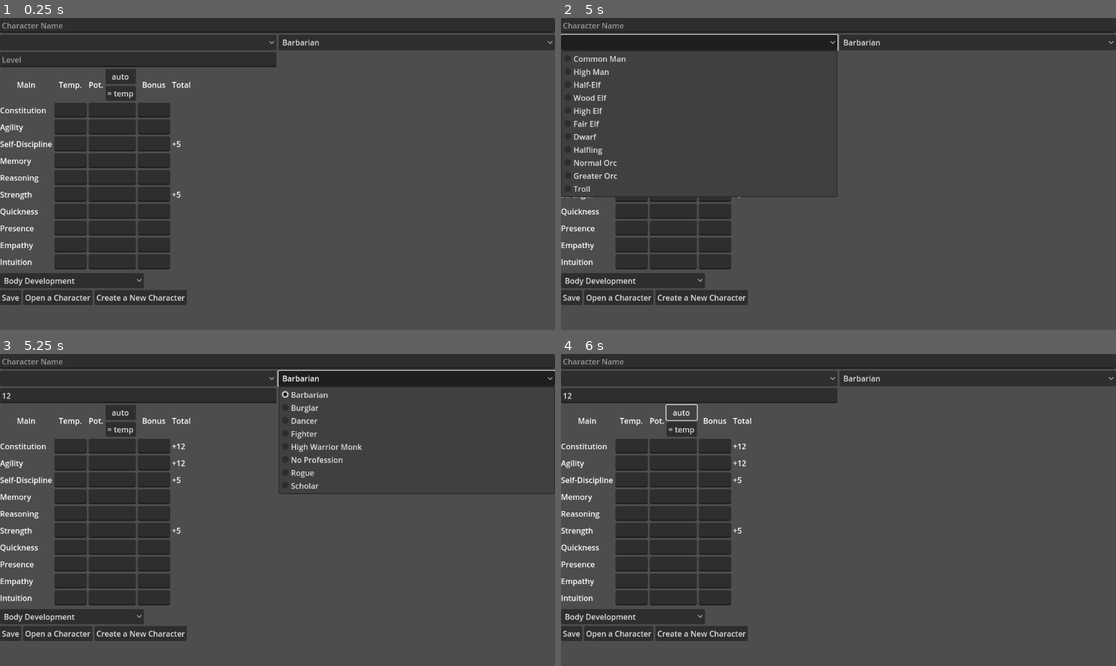
Above: before the commit, frames 1-4 (two rows, left to right).
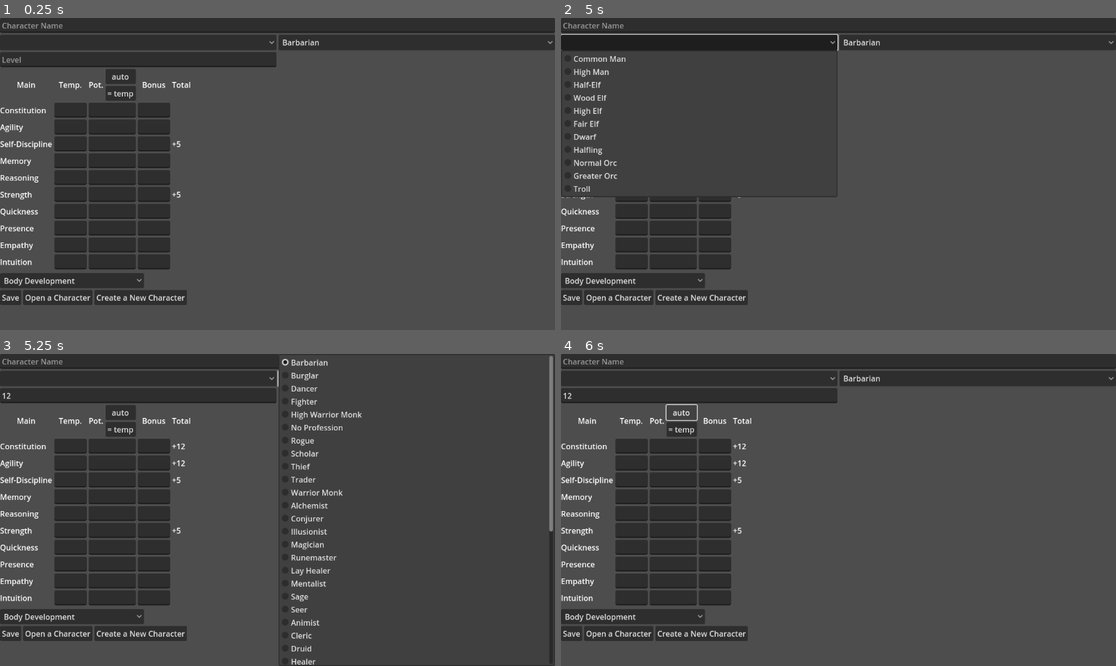
Above: after the commit, the same moments.

Repository: the-alex-g/RMCalculator
Game: Godot game, scene res://main/main.tscn
The game is run twice, just before and just after one commit, with the same random seed, the same clock (stepped at 60 frames per second) and the same inputs.
Inputs (mouse positions are in pixels of both pictures, inside the frame that each line leads up to):
- Up to frame 1 (0.25 s): no input
- Up to frame 2 (5 s): click (838, 24) at 0.52 s; type "Alex" at 0.6 s; click (699, 58) at 0.75 s; type "12" at 0.83 s; click (633, 111) at 0.98 s; type "12" at 1.07 s; click (672, 111) at 1.27 s; type "12" at 1.35 s; click (716, 111) at 1.5 s; type "12" at 1.58 s; click (633, 127) at 1.73 s; type "12" at 1.82 s; click (672, 127) at 2.02 s; type "12" at 2.1 s; click (716, 127) at 2.25 s; type "12" at 2.33 s; click (633, 142) at 2.48 s; type "12" at 2.57 s; click "Create a New Character" at 2.75 s; click "Create a New Character" at 3.5 s; click (699, 42) at 4.25 s
- Up to frame 3 (5.25 s): click "Barbarian" at 5 s
- Up to frame 4 (6 s): click "auto" at 5.75 s

Frames 1-2 are identical in both runs. In frame 3, 5.7% of the frame differs, in the area x 50-100%, y 0-100%; in frame 4, nothing differs.

Commit message:
Add all the class/level bonuses

Diff:
--- a/project/skills/skill_container.gd
+++ b/project/skills/skill_container.gd
@@ -64,6 +64,292 @@
 		"General":1,
 		"Linguistic":3,
 		"Medical":1,
+	},
+	"Thief":{
+		"Combat":2,
+		"Athletic":2,
+		"Deadly":1,
+		"Outdoor":1,
+		"Perception":1,
+		"Subterfuge":3
+	},
+	"Trader":{
+		"Academic":1,
+		"Combat":1,
+		"Deadly":1,
+		"General":2,
+		"Linguistic":2,
+		"Outdoor":1,
+		"Perception":1,
+		"Social":1,
+		"Subterfuge":1
+	},
+	"Warrior Monk":{
+		"Combat":2,
+		"Athletic":2,
+		"Body Dev.":2,
+		"Deadly":1,
+		"Outdoor":2,
+		"Perception":1
+	},
+	"Alchemist":{
+		"Academic":3,
+		"Base Spell Casting":1,
+		"General":2,
+		"Magical":3,
+		"Perception":1,
+	},
+	"Conjurer":{
+		"Academic":3,
+		"Base Spell Casting":1,
+		"Linguistic":2,
+		"Magical":3,
+		"Perception":1,
+	},
+	"Illusionist":{
+		"Academic":2,
+		"Base Spell Casting":1,
+		"Directed Spell":1,
+		"Magical":3,
+		"Perception":2,
+		"Subterfuge":1
+	},
+	"Magician":{
+		"Academic":2,
+		"Base Spell Casting":1,
+		"Directed Spell":3,
+		"Magical":3,
+		"Concentration":1
+	},
+	"Runemaster":{
+		"Academic":2,
+		"Base Spell Casting":1,
+		"Magical":3,
+		"Lingustic":2,
+		"Concentration":1,
+		"Perception":1,
+	},
+	"Lay Healer":{
+		"Academic":2,
+		"Base Spell Casting":1,
+		"Concentration":1,
+		"General":1,
+		"Magical":1,
+		"Medical":3,
+		"Perception":1
+	},
+	"Mentalist":{
+		"Academic":1,
+		"Base Spell Casting":1,
+		"Concentration":3,
+		"Directed Spell":1,
+		"Linguistic":2,
+		"Perception":1
+	},
+	"Sage":{
+		"Academic":3,
+		"Base Spell Casting":1,
+		"Concentration":2,
+		"Linguistic":3,
+		"Magical":1
+	},
+	"Seer":{
+		"Academic":2,
+		"Base Spell Casting":1,
+		"Concentration":2,
+		"Magical":2,
+		"Perception":3
+	},
+	"Animist":{
+		"Base Spell Casting":1,
+		"General":1,
+		"Linguistic":1,
+		"Magical":1,
+		"Medical":1,
+		"Outdoor":3,
+		"Perception":2
+	},
+	"Cleric":{
+		"Academic":1,
+		"Combat":1,
+		"Base Spell Casting":1,
+		"General":2,
+		"Magical":2,
+		"Medical":1,
+		"Perception":2
+	},
+	"Druid":{
+		"Base Spell Casting":1,
+		"Magical":1,
+		"Medical":2,
+		"Outdoor":3,
+		"Perception":1,
+		"Subterfuge":2
+	},
+	"Healer":{
+		"Academic":1,
+		"Base Spell Casting":1,
+		"Body Dev.":2,
+		"Concentration":2,
+		"Magical":1,
+		"Medical":2,
+		"Perception":1
+	},
+	"Shaman":{
+		"Base Spell Casting":1,
+		"Concentration":1,
+		"General":1,
+		"Linguistic":1,
+		"Magical":1,
+		"Medical":1,
+		"Outdoor":3,
+		"Social":1
+	},
+	"Astrologer":{
+		"Academic":2,
+		"Base Spell Casting":2,
+		"Concentration":1,
+		"Directed Spell":1,
+		"Magical":2,
+		"Outdoor":1,
+		"Perception":1
+	},
+	"Crystal Mage":{
+		"Academic":2,
+		"Base Spell Casting":2,
+		"Concentration":1,
+		"Magical":2,
+		"Outdoor":1,
+		"Perception":2
+	},
+	"Mystic":{
+		"Academic":1,
+		"Base Spell Casting":2,
+		"Concentration":3,
+		"Linguistic":1,
+		"Magical":2,
+		"Perception":1
+	},
+	"Necromancer":{
+		"Academic":2,
+		"Base Spell Casting":2,
+		"Directed Spell":1,
+		"Magical":2,
+		"Medical":3,
+	},
+	"Sorceror":{
+		"Academic":1,
+		"Base Spell Casting":2,
+		"Concentration":1,
+		"Directed Spell":2,
+		"Magical":3,
+		"Perception":1
+	},
+	"Warlock":{
+		"Academic":1,
+		"Base Spell Casting":2,
+		"Deadly":1,
+		"Directed Spell":1,
+		"Magical":3,
+		"Perception":2,
+		"Social":1
+	},
+	"Witch":{
+		"Academic":1,
+		"Base Spell Casting":2,
+		"General":1,
+		"Linguistic":1,
+		"Magical":1,
+		"Medical":1,
+		"Outdoor":1,
+		"Perception":1,
+		"Subterfuge":1
+	},
+	"Archmage":{
+		"Academic":3,
+		"Base Spell Casting":3,
+		"Concentration":2,
+		"Magical":2
+	},
+	"Bard":{
+		"Academic":2,
+		"Base Spell Casting":1,
+		"Concentration":1,
+		"General":3,
+		"Linguistic":3,
+	},
+	"Beastmaster":{
+		"Combat":1,
+		"Athletic":1,
+		"Body Dev.":1,
+		"Deadly":1,
+		"General":2,
+		"Outdoor":2,
+		"Perception":1,
+		"Subterfuge":1
+	},
+	"Delver":{
+		"Academic":2,
+		"Combat":2,
+		"Base Spell Casting":1,
+		"Body Dev.":1,
+		"General":2,
+		"Magical":1,
+		"Perception":1,
+	},
+	"Dervish":{
+		"Combat":2,
+		"Athletic":1,
+		"Base Spell Casting":1,
+		"Body Dev.":1,
+		"Deadly":2,
+		"Magical":1,
+		"Social":2
+	},
+	"Monk":{
+		"Academic":1,
+		"Combat":1,
+		"Athletic":2,
+		"Base Spell Casting":1,
+		"Body Dev.":1,
+		"Medical":1,
+		"Outdoor":1,
+		"Perception":1,
+		"Subterfuge":1
+	},
+	"Nightblade":{
+		"Combat":2,
+		"Athletic":2,
+		"Base Spell Casting":1,
+		"Body Dev.":1,
+		"Concentration":1,
+		"Deadly":3,
+	},
+	"Paladin":{
+		"Combat":3,
+		"Athletic":1,
+		"Base Spell Casting":1,
+		"Body Dev.":3,
+		"Perception":1,
+		"Social":1
+	},
+	"Ranger":{
+		"Combat":1,
+		"Athletic":1,
+		"Deadly":1,
+		"General":2,
+		"Outdoor":3,
+		"Perception":1,
+		"Subterfuge":1
+	},
+	"Warrior Mage":{
+		"Combat":2,
+		"Athletic":1,
+		"Base Spell Casting":1,
+		"Body Dev.":2,
+		"Deadly":1,
+		"Magical":2,
+		"Perception":1
 	}
 }
 
